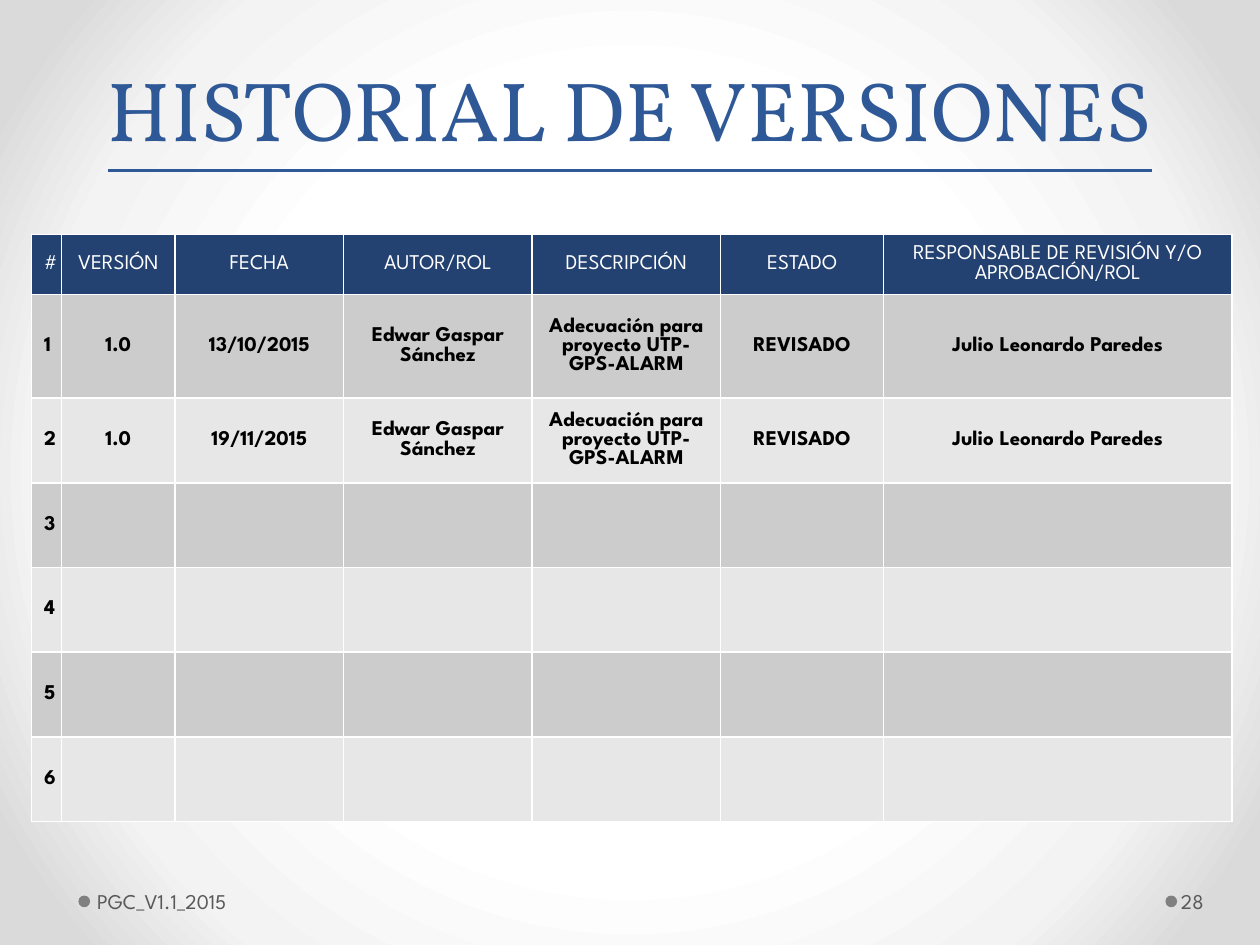
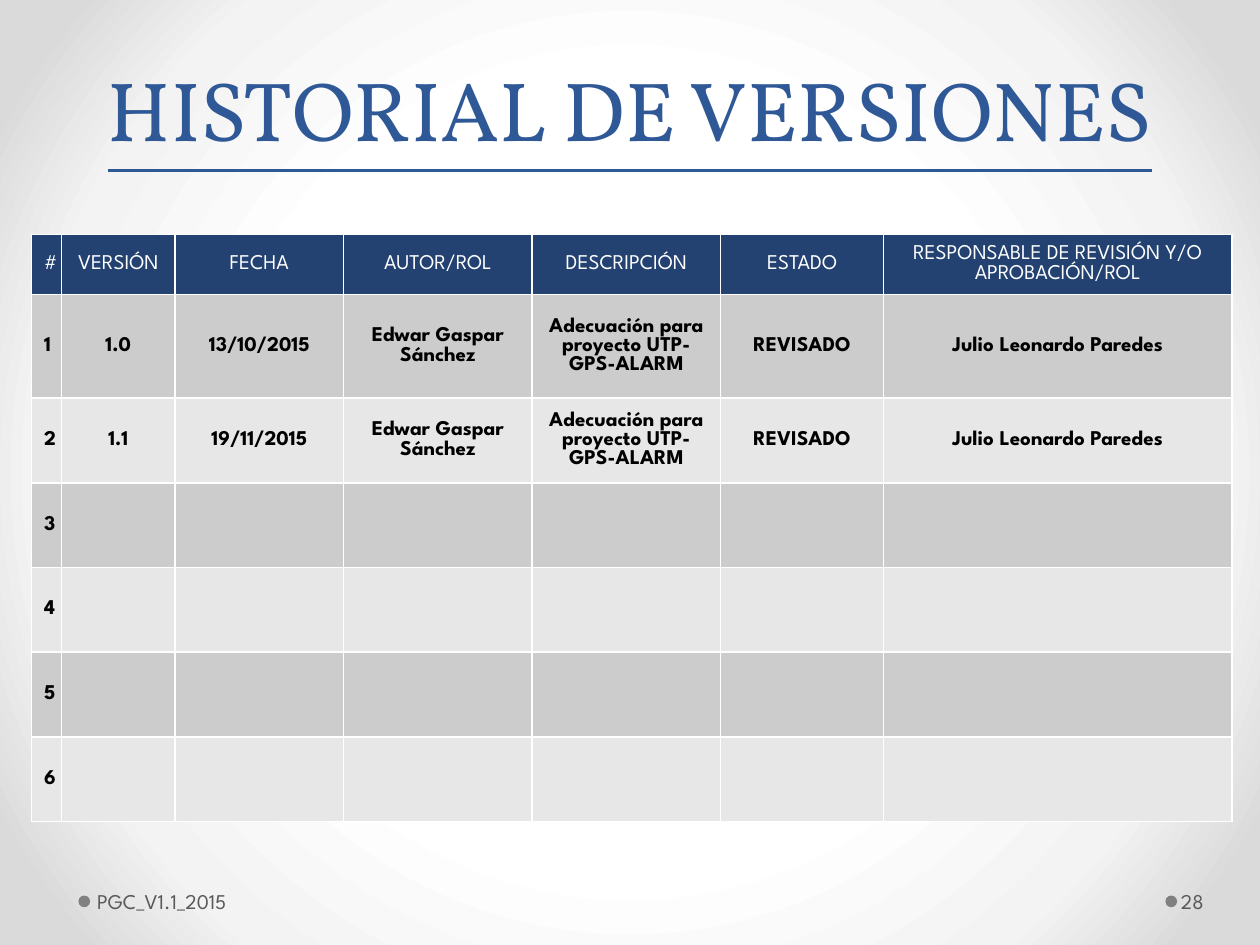
Before and after one commit to lowrider80/UTP-GPS-ALARM, a slide deck: slide 28 of Area_de_Proceso-CM/PGC/PGC_V1.1_2015.pptx. Drawn at 1260x945 pixels with LibreOffice and Linux fonts; fonts in the diff are those of the drawing. Boxes give left, top, right and bottom in pixels: in the first picture for what was removed or moved away, otherwise in the second. Text is boxed around its words. In the diff, an @@ line names an element or a change of style, - is before the commit and + after.

```diff
--- a/Area_de_Proceso-CM/PGC/PGC_V1.1_2015.pptx
+++ b/Area_de_Proceso-CM/PGC/PGC_V1.1_2015.pptx
@@ table at (x1=32, y1=234, x2=1231, y2=828) @@
-row 3, column 2: 1.0
+row 3, column 2: 1.1
```
Also in this commit, not shown: 1 other slide changed.
